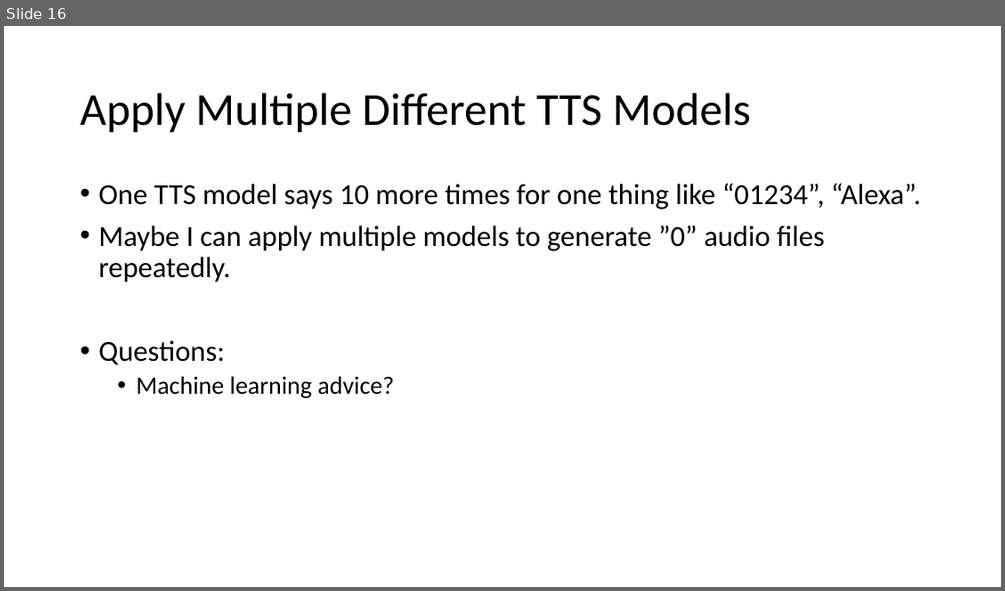
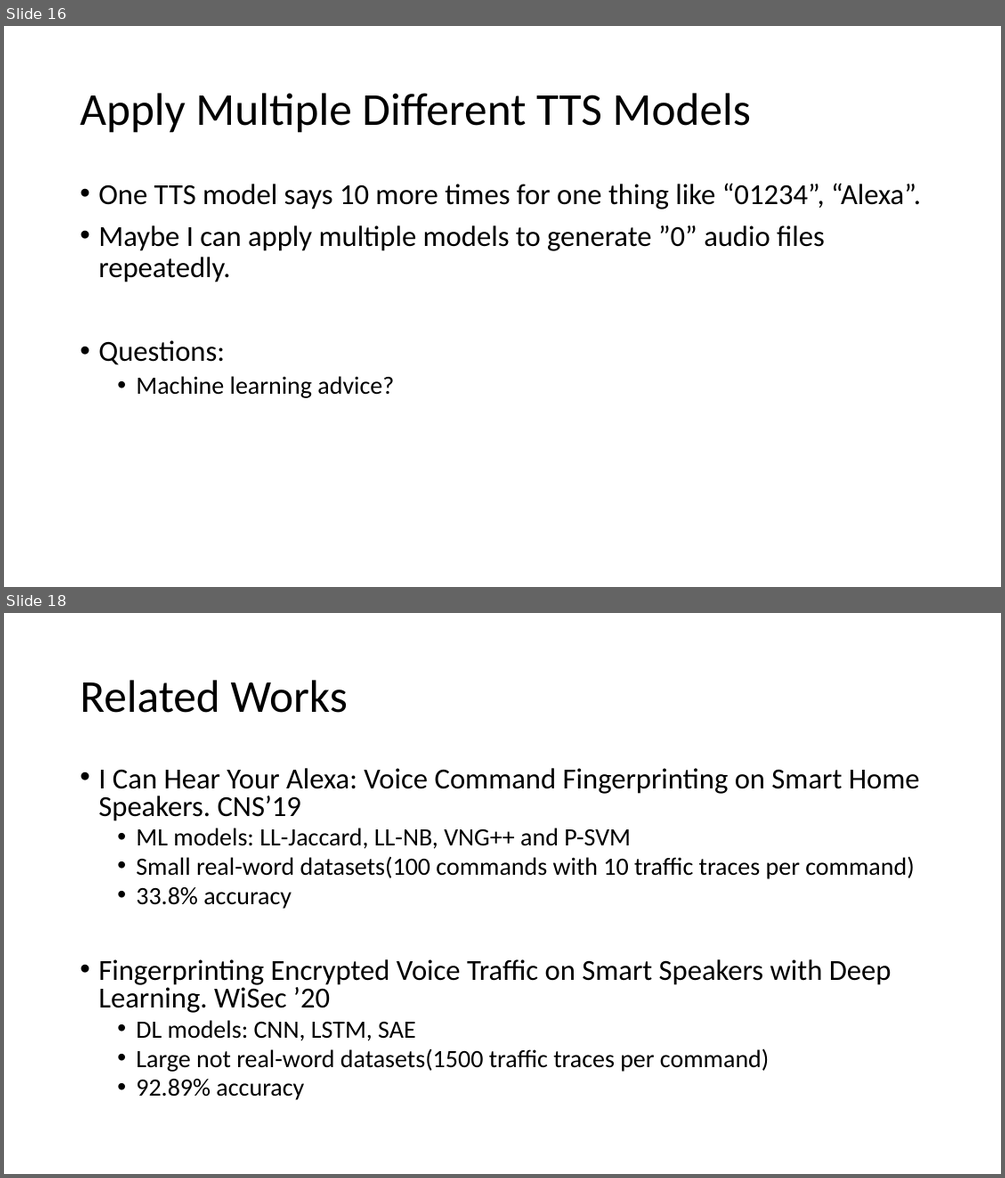
Before and after one commit to GXG-CS/Pi-Alexa, a slide deck: Presentation1.pptx. Shown one above the other, each under a label of ours: slide 16 before the commit, slides 16 and 18 after it; the slides between them are not shown. The pictures are 1005x591 and 1005x1178 pixels, drawn with LibreOffice and Linux fonts; fonts in the diff are those of the drawing. Boxes give left, top, right and bottom in pixels: in the first picture for what was removed or moved away, otherwise in the second. Text is boxed around its words. In the diff, an @@ line names an element or a change of style, - is before the commit and + after.

Commit message:
voice command fingerprinting

```diff
--- a/Presentation1.pptx
+++ b/Presentation1.pptx
@@ slide 18 added at (4, 613, 1001, 1174), background #FFFFFF @@
@@ title added at (80, 680, 348, 713), 44 pt, text #000000 @@
+Related Works
@@ text added at (98, 768, 920, 1100), 24 pt, text #000000 @@
+• I Can Hear Your Alexa: Voice Command Fingerprinting on Smart Home Speakers. CNS’19
+  • ML models: LL-Jaccard, LL-NB, VNG++ and P-SVM
+  • Small real-word datasets(100 commands with 10 traffic traces per command)
+  • 33.8% accuracy
+• Fingerprinting Encrypted Voice Traffic on Smart Speakers with Deep Learning. WiSec ’20
+  • DL models: CNN, LSTM, SAE
+  • Large not real-word datasets(1500 traffic traces per command)
+  • 92.89% accuracy
```
Also in this commit, not shown: 2 other slides added, 5 other files.
